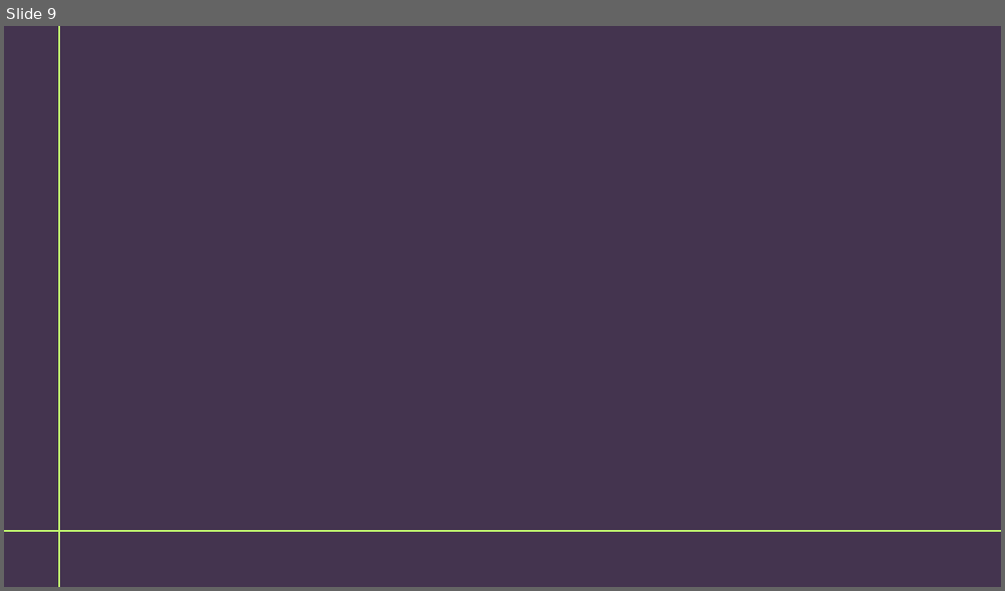
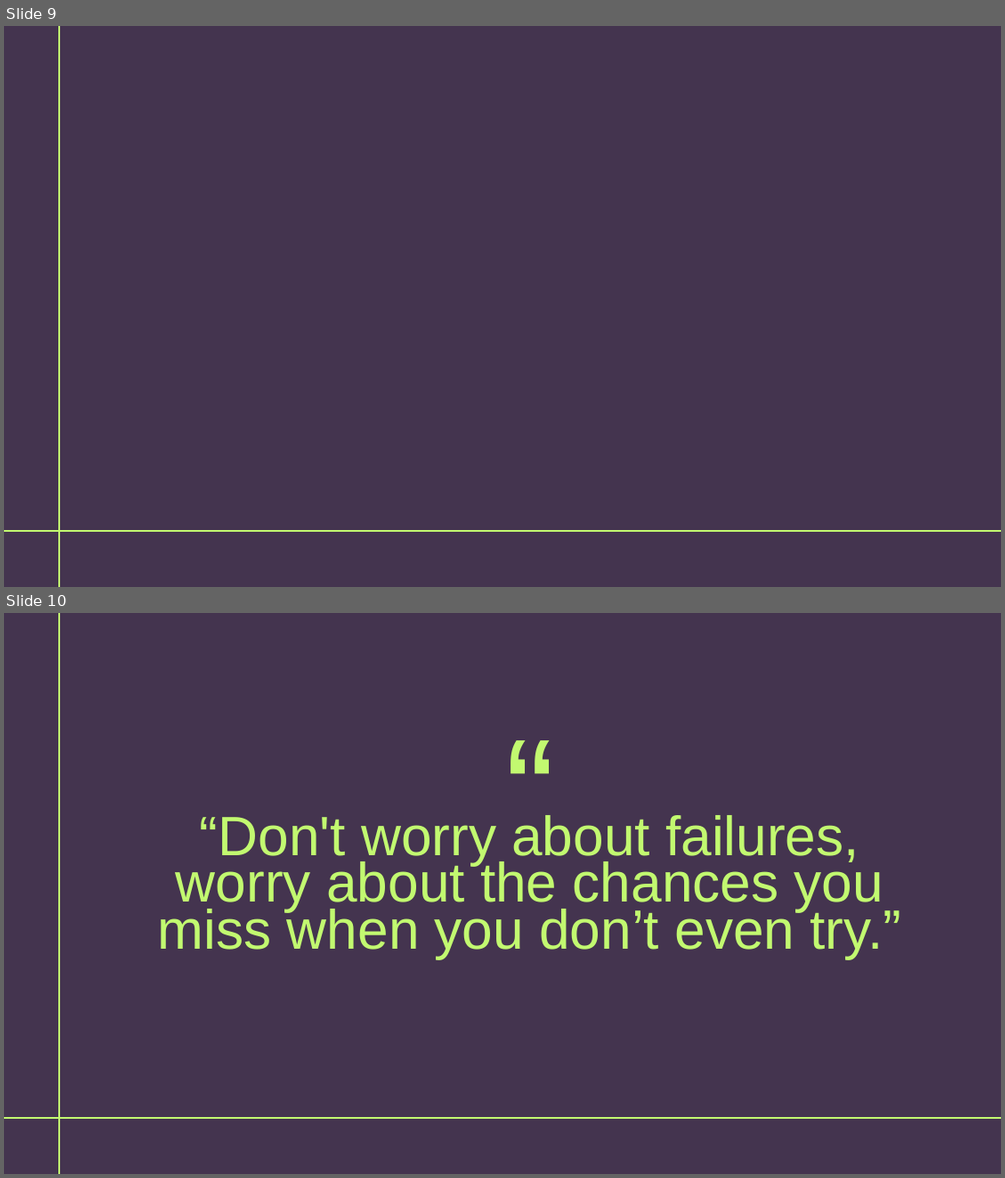
Before and after one commit to amiel103/dbaas, a slide deck: database_as_service.pptx. Shown one above the other, each under a label of ours: slide 9 before the commit, slides 9 and 10 after it. The pictures are 1005x591 and 1005x1178 pixels, drawn with LibreOffice and Linux fonts; fonts in the diff are those of the drawing. Boxes give left, top, right and bottom in pixels: in the first picture for what was removed or moved away, otherwise in the second. Text is boxed around its words. In the diff, an @@ line names an element or a change of style, - is before the commit and + after.

```diff
--- a/database_as_service.pptx
+++ b/database_as_service.pptx
@@ slide 10 added at [4,613,1001,1174], background #44344F @@
@@ line added from (59, 1174) to (59, 613), #C2F970 3 pt @@
@@ text added at [453,743,607,868], 214.9 pt, text #C2F970 @@
+  “
@@ text added at [158,815,901,958], 80 pt, text #C2F970 @@
+  “Don't worry about failures, worry about the chances you miss when you don’t even try.”
@@ line added from (1001, 1118) to (4, 1118), #C2F970 3 pt @@
```
Also in this commit, not shown: 1 slide removed.
